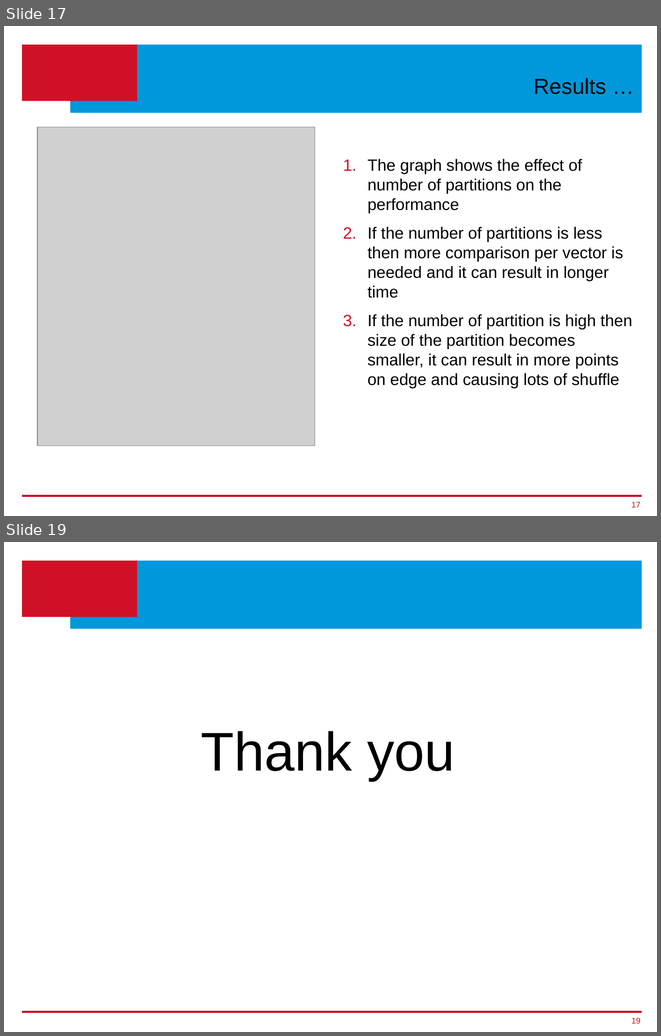
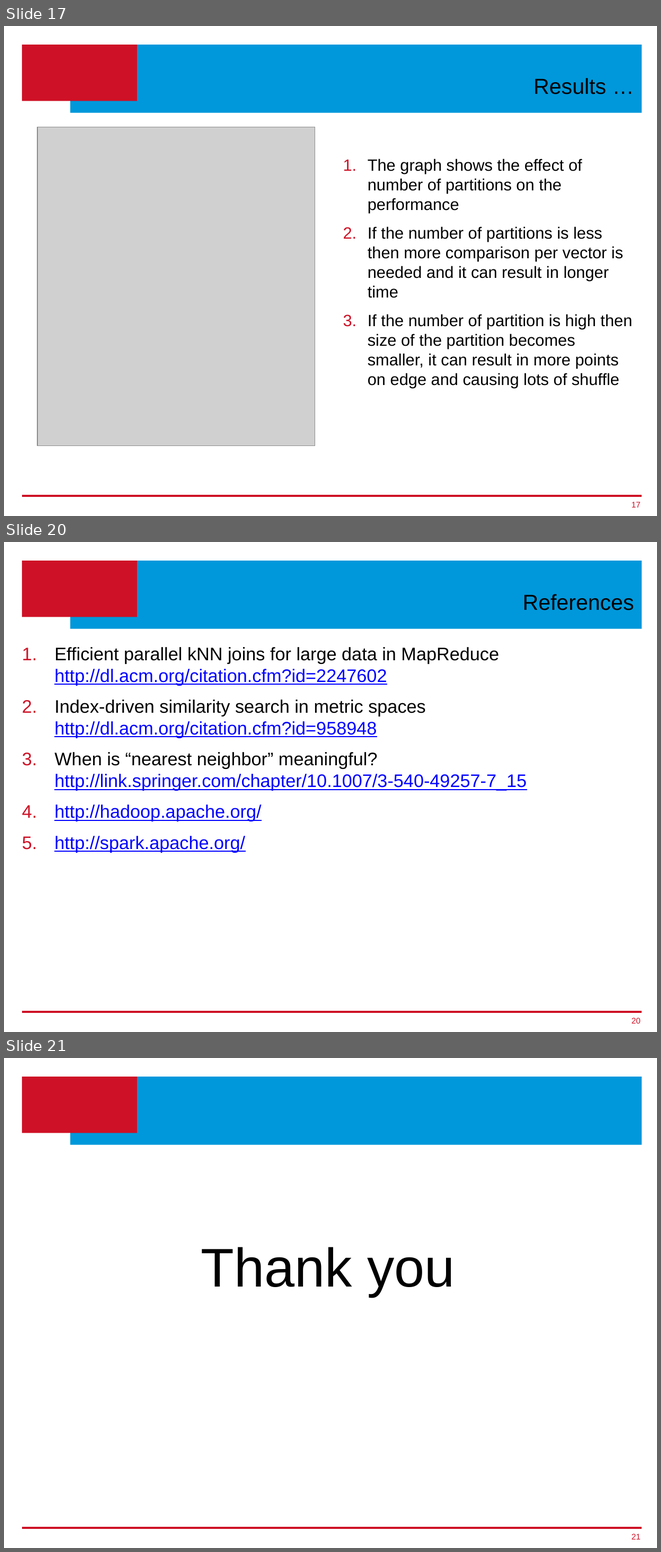
Before and after one commit to ageekymonk/syduni_ms_report, a slide deck: Thesis-Presentation_v1.pptx. Shown one above the other, each under a label of ours: slides 17 and 19 before the commit, slides 17, 20 and 21 after it; the slides between them are not shown. The pictures are 661x1036 and 661x1552 pixels, drawn with LibreOffice and Linux fonts; fonts in the diff are those of the drawing; grey boxes stand for pictures; background and template pictures are left out. Boxes give left, top, right and bottom in pixels: in the first picture for what was removed or moved away, otherwise in the second. Text is boxed around its words. In the diff, an @@ line names an element or a change of style, - is before the commit and + after.

```diff
--- a/Thesis-Presentation_v1.pptx
+++ b/Thesis-Presentation_v1.pptx
@@ slide 20 added at (4, 542, 657, 1032), background #FFFFFF; not listed: 3 template elements that a slide beside it also shows @@
@@ title added at (523, 594, 634, 610), 24 pt, text #000000 @@
+References
@@ text added at (54, 647, 527, 852), 20 pt, text #0000FF, underline @@
+1. Efficient parallel kNN joins for large data in MapReduce http://dl.acm.org/citation.cfm?id=2247602
+2. Index-driven similarity search in metric spaces http://dl.acm.org/citation.cfm?id=958948
+3. When is “nearest neighbor” meaningful? http://link.springer.com/chapter/10.1007/3-540-49257-7_15
+4. http://hadoop.apache.org/
+5. http://spark.apache.org/
@@ page number added at (632, 1017, 641, 1023), 9 pt, text #CE1126 @@
+20
@@ what was slide 19 is now slide 21 @@
@@ page number at (632, 1533, 641, 1539): text changed @@
-19
+21
```
Also in this commit, not shown: 8 slides changed, 4 other slides added, 3 slides removed, 2 other files.
